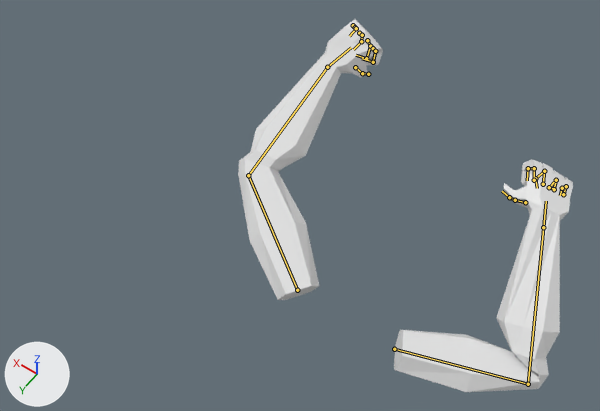
One commit to the Blender file Assets/Art/blend/arms_01.blend: the scene before it, then after it.
Rendered twice from a camera (50 mm lens) standing at (-0.72, 1.3, 4.05) and looking at (0.41, -0.29, 1.57). The lights are fixed; the arrows at lower left show +X, +Y and +Z. The picture after the commit comes second. Both versions are drawn at frame 1 of the action 'Melee_Attack_01'; the numbers are the values there. The bones that change, and the others that lie on the model, are drawn over the model as lines.

In view in the first picture: 'Arms'.
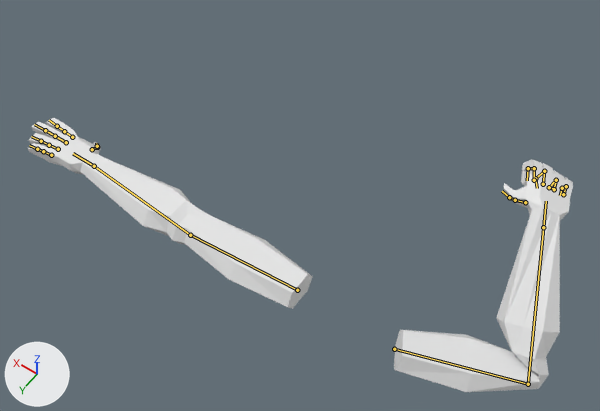
Commit message: Implementing attack functionality

Pixel boxes (x1, y1, x2, y2) of what changed, in the pictures (600 x 411 px):
'Arms', posed (62% wider, 26% shorter): before (238, 19, 573, 392); after (28, 118, 573, 392)
bone 'Pinky1.L', root to tip: before (353, 25) to (355, 27); after (51, 155) to (43, 151)
bone 'Pinky3.L', root to tip: before (356, 28) to (349, 36); after (37, 149) to (29, 145)
bone 'Ring1.L', root to tip: before (359, 33) to (362, 35); after (58, 149) to (49, 145)
bone 'Ring2.L', root to tip: before (362, 35) to (361, 41); after (49, 145) to (41, 141)
bone 'Ring3.L', root to tip: before (361, 41) to (353, 49); after (41, 141) to (31, 136)
bone 'Middle1.L', root to tip: before (367, 40) to (370, 46); after (66, 142) to (55, 136)
bone 'Middle2.L', root to tip: before (370, 46) to (366, 58); after (55, 136) to (45, 130)
bone 'Middle3.L', root to tip: before (366, 58) to (356, 55); after (45, 130) to (34, 124)
bone 'Index1.L', root to tip: before (373, 48) to (375, 51); after (72, 137) to (64, 131)
bone 'Index2.L', root to tip: before (375, 51) to (373, 62); after (64, 131) to (57, 126)
bone 'Index3.L', root to tip: before (373, 62) to (362, 58); after (57, 126) to (49, 120)
bone 'Thumb3.L', root to tip: before (368, 74) to (365, 73); after (97, 146) to (96, 143)

What changed in the scene script:
```text
Change bone_pinky1_l:
    where bone_pinky1_l = bpy.data.objects['Human FPS'].pose.bones['Pinky1.L']  # child of 'Palm.L'
    bone_pinky1_l.location: (0.002, 0.001, 0.0) -> (0.0, 0.0, 0.0)
    bone_pinky1_l.rotation_quaternion: (0.746, 0.0, 0.037, -0.665) -> (1.0, 0.0, 0.0, 0.0)  # degrees (-3, 3, -84) -> degrees (0, 0, 0)
Change bone_pinky3_l:
    where bone_pinky3_l = bpy.data.objects['Human FPS'].pose.bones['Pinky3.L']  # child of 'Pink2.L'
    bone_pinky3_l.rotation_quaternion: (0.734, 0.0, 0.0, -0.679) -> (1.0, 0.0, 0.0, 0.0)  # degrees (0, 0, -86) -> degrees (0, 0, 0)
Change bone_ring1_l:
    where bone_ring1_l = bpy.data.objects['Human FPS'].pose.bones['Ring1.L']  # child of 'Palm.L'
    bone_ring1_l.location: (0.001, -0.002, 0.0) -> (0.0, 0.0, 0.0)
    bone_ring1_l.rotation_quaternion: (0.746, 0.0, 0.011, -0.666) -> (1.0, 0.0, 0.0, 0.0)  # degrees (-1, 1, -84) -> degrees (0, 0, 0)
Change bone_ring2_l:
    where bone_ring2_l = bpy.data.objects['Human FPS'].pose.bones['Ring2.L']  # child of 'Ring1.L'
    bone_ring2_l.rotation_quaternion: (0.97, 0.065, -0.065, -0.226) -> (1.0, 0.0, 0.0, 0.0)  # degrees (9, -6, -27) -> degrees (0, 0, 0)
Change bone_ring3_l:
    where bone_ring3_l = bpy.data.objects['Human FPS'].pose.bones['Ring3.L']  # child of 'Ring2.L'
    bone_ring3_l.rotation_quaternion: (0.702, 0.0, 0.0, -0.712) -> (1.0, 0.0, 0.0, 0.0)  # degrees (0, 0, -91) -> degrees (0, 0, 0)
Change bone_middle1_l:
    where bone_middle1_l = bpy.data.objects['Human FPS'].pose.bones['Middle1.L']  # child of 'Palm.L'
    bone_middle1_l.location: (-0.003, 0.001, 0.0) -> (0.0, 0.0, 0.0)
    bone_middle1_l.rotation_quaternion: (0.709, 0.001, -0.073, -0.702) -> (1.0, 0.0, 0.0, 0.0)  # degrees (6, -6, -90) -> degrees (0, 0, 0)
Change bone_middle2_l:
    where bone_middle2_l = bpy.data.objects['Human FPS'].pose.bones['Middle2.L']  # child of 'Middle1.L'
    bone_middle2_l.rotation_quaternion: (0.885, 0.123, -0.031, -0.449) -> (1.0, 0.0, 0.0, 0.0)  # degrees (14, 3, -53) -> degrees (0, 0, 0)
Change bone_middle3_l:
    where bone_middle3_l = bpy.data.objects['Human FPS'].pose.bones['Middle3.L']  # child of 'Middle2.L'
    bone_middle3_l.rotation_quaternion: (0.587, -0.148, 0.037, -0.795) -> (1.0, 0.0, 0.0, 0.0)  # degrees (-14, -11, -106) -> degrees (0, 0, 0)
Change bone_index1_l:
    where bone_index1_l = bpy.data.objects['Human FPS'].pose.bones['Index1.L']  # child of 'Palm.L'
    bone_index1_l.rotation_quaternion: (0.742, 0.0, 0.0, -0.67) -> (1.0, 0.0, 0.0, 0.0)  # degrees (0, 0, -84) -> degrees (0, 0, 0)
Change bone_index2_l:
    where bone_index2_l = bpy.data.objects['Human FPS'].pose.bones['Index2.L']  # child of 'Index1.L'
    bone_index2_l.rotation_quaternion: (0.837, 0.23, -0.162, -0.47) -> (1.0, 0.0, 0.0, 0.0)  # degrees (33, -3, -60) -> degrees (0, 0, 0)
Change bone_index3_l:
    where bone_index3_l = bpy.data.objects['Human FPS'].pose.bones['Index3.L']  # child of 'Index2.L'
    bone_index3_l.rotation_quaternion: (0.596, -0.294, 0.105, -0.74) -> (1.0, 0.0, 0.0, 0.0)  # degrees (-32, -18, -97) -> degrees (0, 0, 0)
Change bone_thumb3_l:
    where bone_thumb3_l = bpy.data.objects['Human FPS'].pose.bones['Thumb3.L']  # child of 'Thumb2.L'
    bone_thumb3_l.rotation_quaternion: (0.684, -0.291, 0.262, -0.616) -> (1.0, 0.0, 0.0, 0.0)  # degrees (-46, 0, -84) -> degrees (0, 0, 0)
Change bone_ik_arm_target_l:
    where bone_ik_arm_target_l = bpy.data.objects['Human FPS'].pose.bones['IK Arm Target.L']  # child of 'Root'
    bone_ik_arm_target_l.location: (-0.315, -0.622, 0.735) -> (0.0, 0.0, 0.0)
    bone_ik_arm_target_l.rotation_quaternion: (0.27, 0.715, -0.487, -0.423) -> (1.0, 0.0, 0.0, 0.0)  # degrees (122, 20, -80) -> degrees (0, 0, 0)
```
